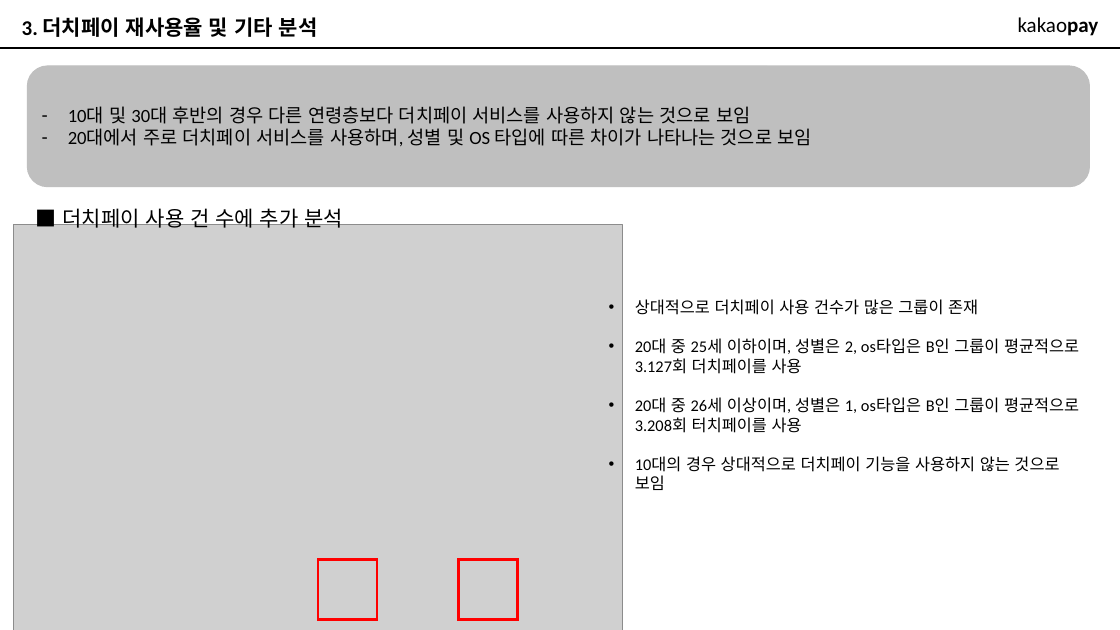
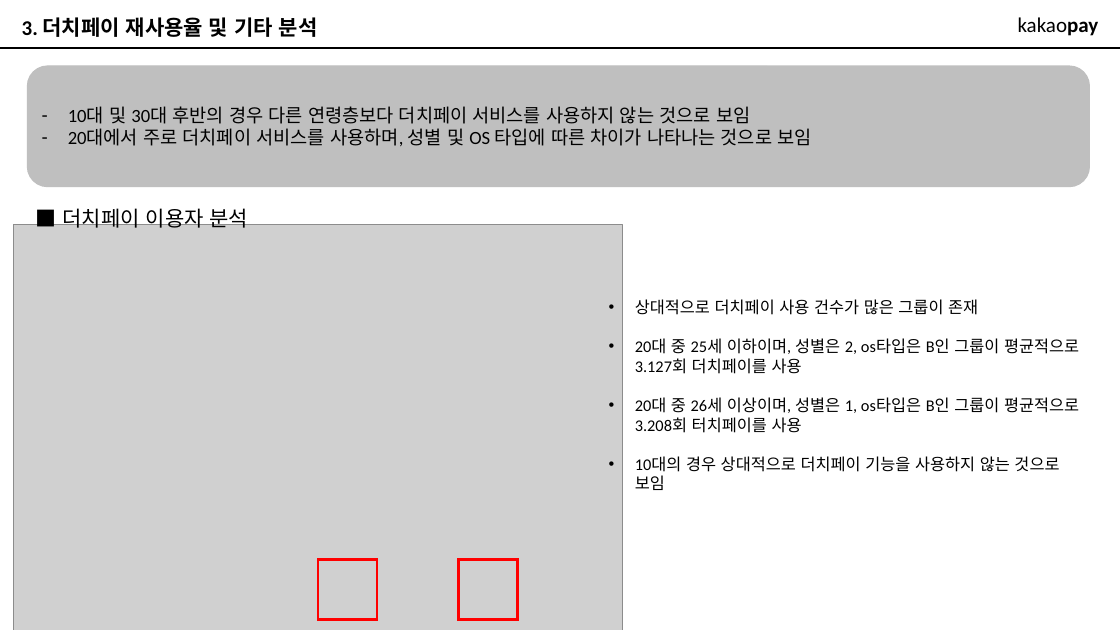
Before and after one commit to kimchungwoon/kcw_lab, a slide deck: slide 8 of 카카오페이 사전과제 PPT.pptx. Drawn at 1120x630 pixels with LibreOffice and Linux fonts; fonts in the diff are those of the drawing; grey boxes stand for pictures. Boxes give left, top, right and bottom in pixels: in the first picture for what was removed or moved away, otherwise in the second. Text is boxed around its words. In the diff, an @@ line names an element or a change of style, - is before the commit and + after.

```diff
--- a/카카오페이 사전과제 PPT.pptx
+++ b/카카오페이 사전과제 PPT.pptx
@@ text at (x1=63, y1=205, x2=249, y2=228): text changed @@
-■ 더치페이 사용 건 수에 추가 분석
+■ 더치페이 이용자 분석
```
Also in this commit, not shown: 1 other slide changed.
